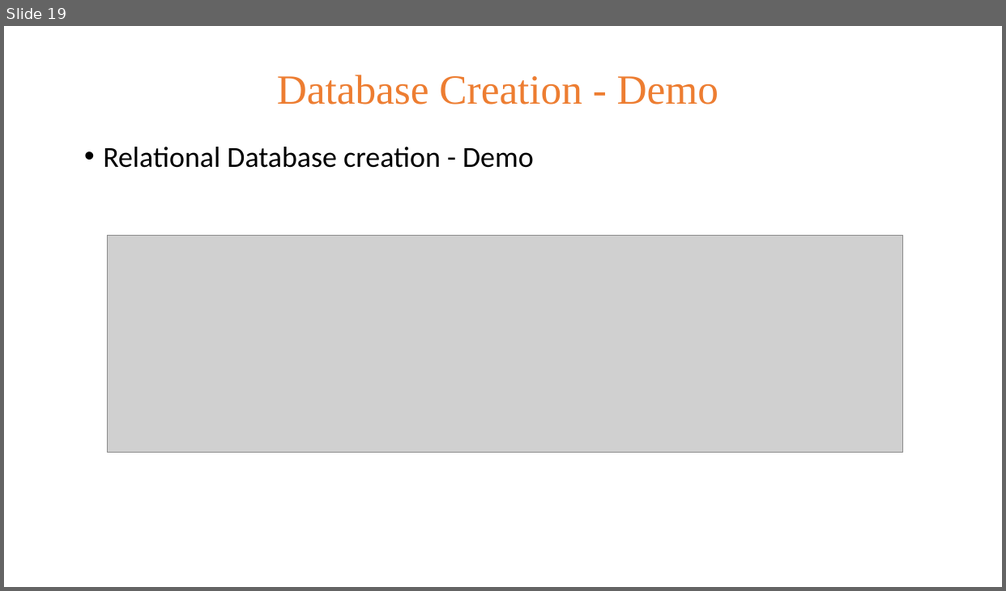
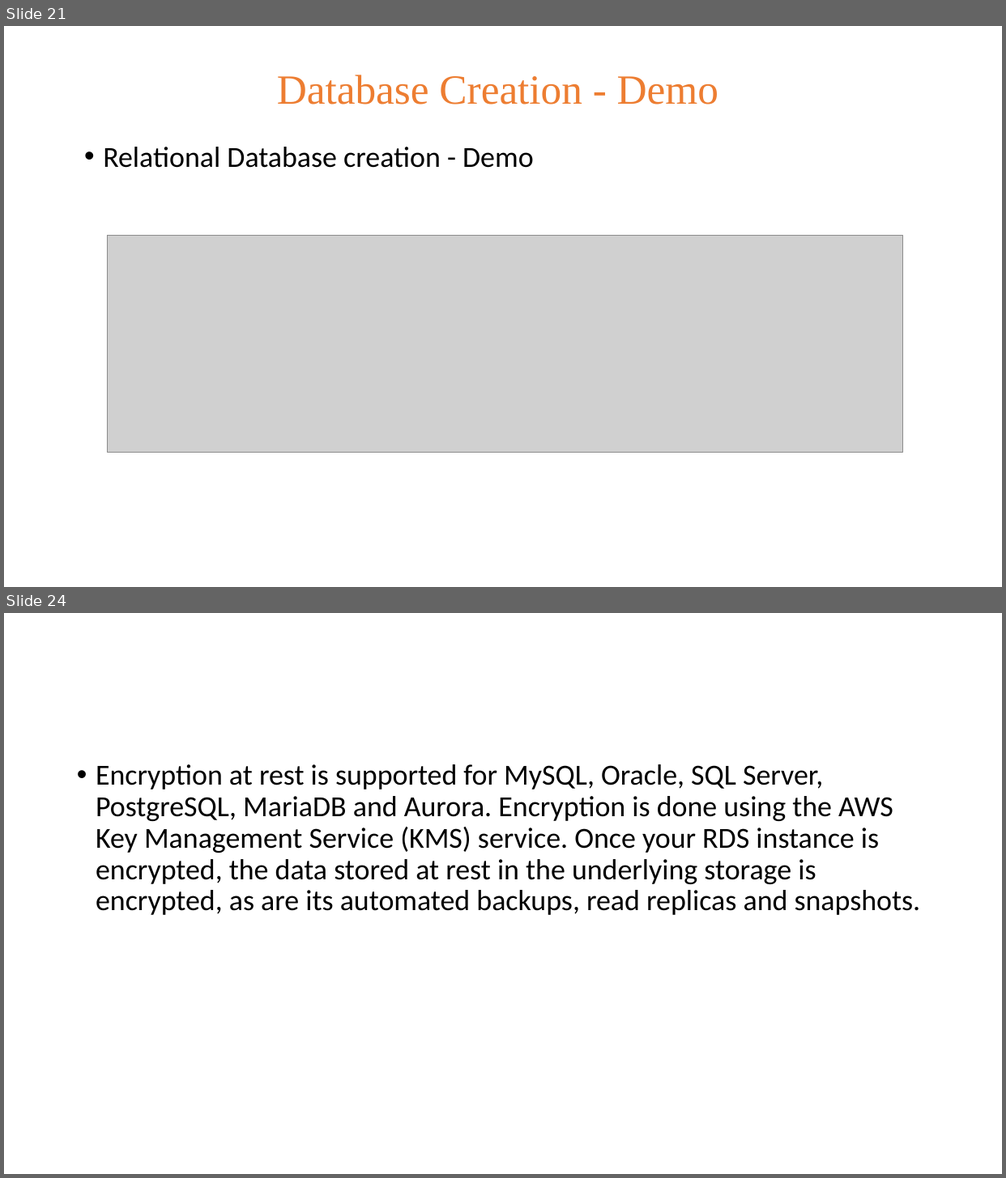
Before and after one commit to aloknath1/cloud-computing, a slide deck: Session-3.pptx. Shown one above the other, each under a label of ours: slide 19 before the commit, slides 21 and 24 after it; the slides between them are not shown. The pictures are 1006x591 and 1006x1178 pixels, drawn with LibreOffice and Linux fonts; fonts in the diff are those of the drawing; grey boxes stand for pictures. Boxes give left, top, right and bottom in pixels: in the first picture for what was removed or moved away, otherwise in the second. Text is boxed around its words. In the diff, an @@ line names an element or a change of style, - is before the commit and + after.

```diff
--- a/Session-3.pptx
+++ b/Session-3.pptx
@@ slide 24 added at (x1=4, y1=613, x2=1002, y2=1174), background #FFFFFF @@
@@ text added at (x1=96, y1=764, x2=921, y2=915), 28 pt, text #000000 @@
+• Encryption at rest is supported for MySQL, Oracle, SQL Server, PostgreSQL, MariaDB and Aurora. Encryption is done using the AWS Key Management Service (KMS) service. Once your RDS instance is encrypted, the data stored at rest in the underlying storage is encrypted, as are its automated backups, read replicas and snapshots.
@@ what was slide 19 is now slide 21 @@
```
Also in this commit, not shown: 4 slides changed, 6 other slides added, 1 slide removed, 1 other file.
